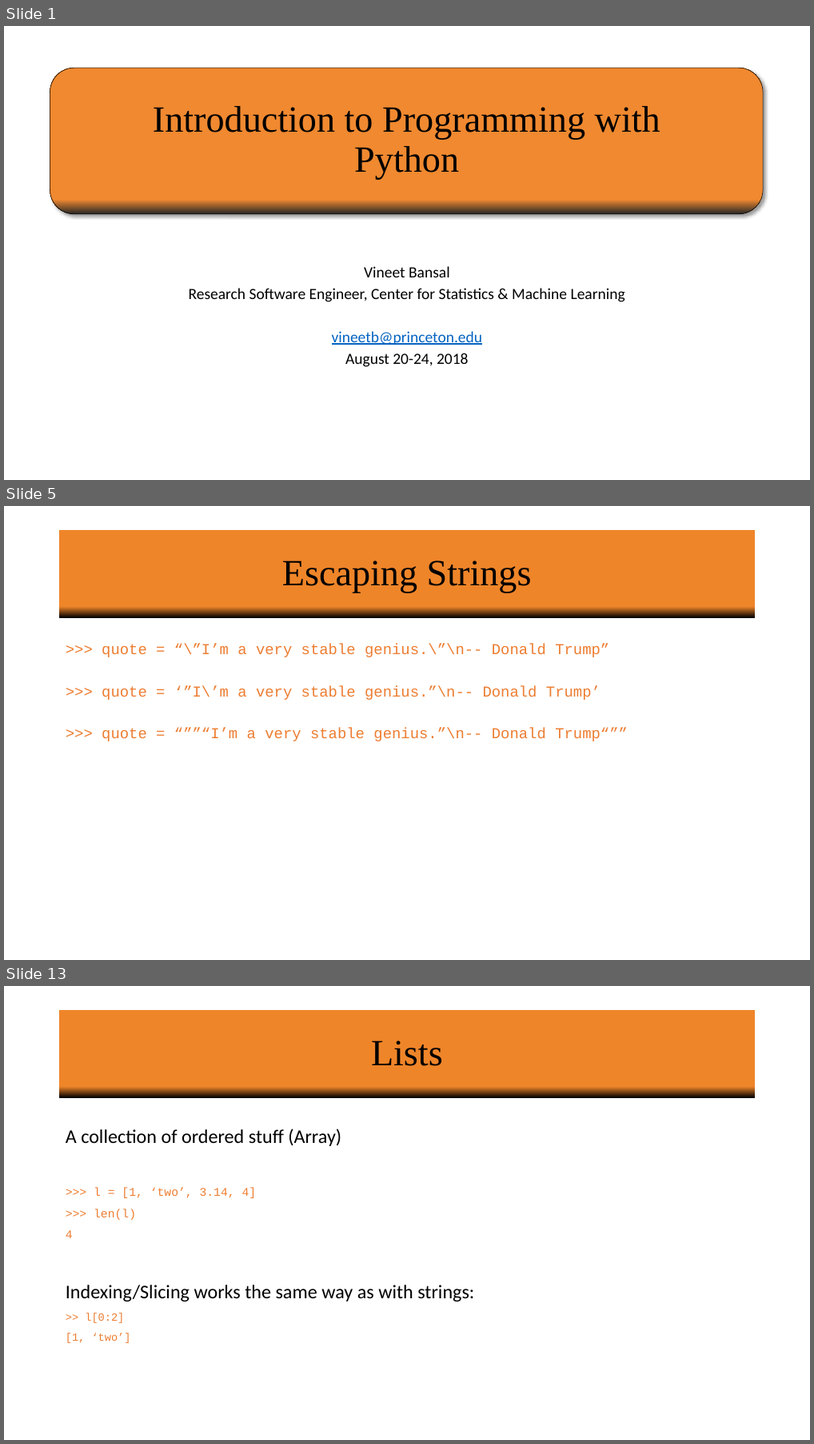
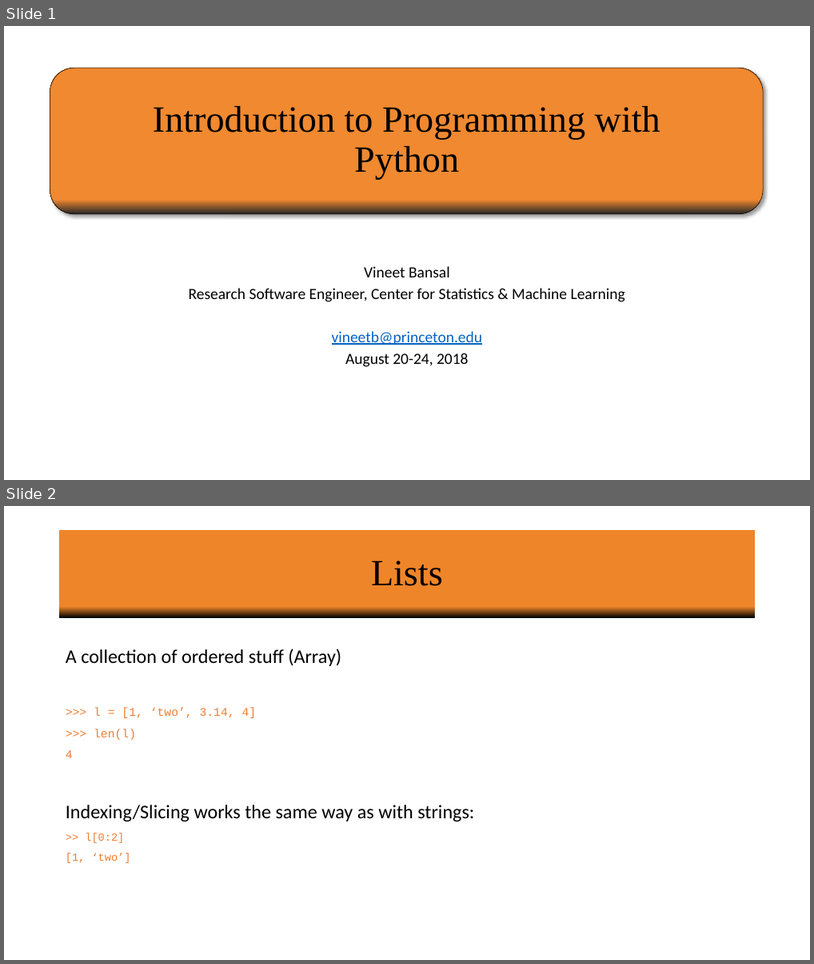
Before and after one commit to vineetbansal/Python-Bootcamp, a slide deck: slides/03 Lists_Loops_Files.pptx. Shown one above the other, each under a label of ours: slides 1, 5 and 13 before the commit, slides 1 and 2 after it; the slides between them are not shown. The pictures are 814x1444 and 814x964 pixels, drawn with LibreOffice and Linux fonts; fonts in the diff are those of the drawing; background and template pictures are left out. Boxes give left, top, right and bottom in pixels: in the first picture for what was removed or moved away, otherwise in the second. Text is boxed around its words. In the diff, an @@ line names an element or a change of style, - is before the commit and + after.

```diff
--- a/slides/03 Lists_Loops_Files.pptx
+++ b/slides/03 Lists_Loops_Files.pptx
@@ slide 5 removed at [4, 506, 810, 960], background #FFFFFF @@
@@ title removed at [60, 530, 755, 618] @@
-Escaping Strings
@@ text removed at [102, 644, 628, 741] @@
->>> quote = “\”I’m a very stable genius.\”\n-- Donald Trump”
->>> quote = ‘”I\’m a very stable genius.”\n-- Donald Trump’
->>> quote = “””“I’m a very stable genius.”\n-- Donald Trump“””
@@ what was slide 13 is now slide 2 @@
```
Also in this commit, not shown: 14 other slides removed, 3 other files.
